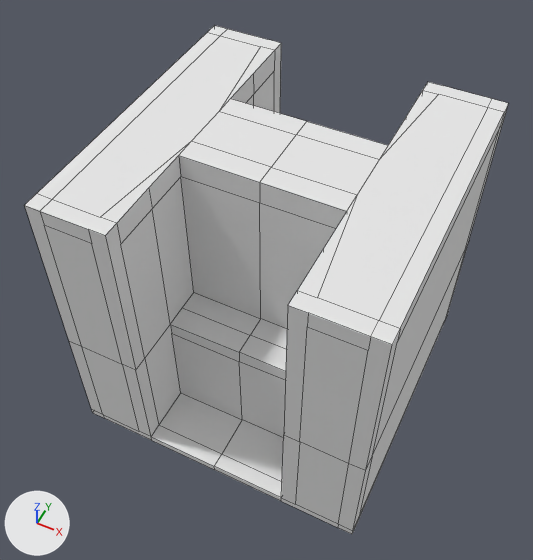
The Blender file UnrealEngine4Rotations/Mid_steps.blend, before and after one commit.
The view is the same before and after, from a 50 mm camera at (0.688, -1.484, 2.294) aimed at (-0.035, -0.039, 0.487). Lighting does not change. The marker at lower left points along +X, +Y and +Z. Mesh edges are drawn as thin lines.

The older version as bpy lines, for what is in view:
```python
mat_material = diffuse_material('Material')
mat_material.base_color = (0.8, 0.8, 0.8)  # white #e7e7e7
me_cube = bpy.data.meshes.new('Cube')
me_cube.from_pydata(...)  # 174 vertices, 146 faces; spans x -0.5..0.5, y -0.5..0.5, z 0.004..1.004
me_cube.materials.append(mat_material)  # white #e7e7e7
ob_mid_steps = bpy.data.objects.new('Mid_Steps', me_cube)
ob_mid_steps.location = (0.0, 0.0, 0.0)
```
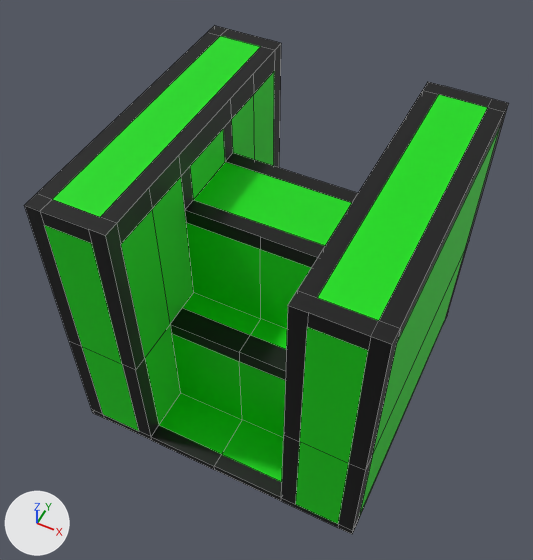
Commit message: Modifying mid steps in order to make it easier for players to scale it

Location of each change, (x1, y1, x2, y2) in pixels of the pictures (533 x 560 px; the box of a moved part takes in the faces that stretch with it):
'Mid_Steps', surface changed, reshaped: (25, 26, 508, 534) in both
part 1 of me_cube, moved or reshaped: (53, 36, 487, 329) in both
part 2 of me_cube, surface changed (grey to green): (117, 188, 152, 244) in both

The change in detail:
Picture 'AllColours.png.001' (img_allcolours_png_001) is new.
In material 'Material' (mat_material), base_color is no longer (0.8, 0.8, 0.8), white #e7e7e7.
Material 'Material' (mat_material) is now built by principled_material('Material') instead of diffuse_material('Material').
In material 'Material' (mat_material), texture is now set to img_allcolours_png_001.
me_cube is used by ob_mid_steps; location (0.0, 0.0, 0.0).
me_cube had 174 vertices, 146 faces and spanned x -0.5..0.5, y -0.5..0.5, z 0.004..1.004.
me_cube now has 184 vertices, 149 faces and spans x -0.5..0.5, y -0.5..0.5, z 0.004..1.004.
Part 1, on me_cube:
10 vertices are removed from x -0.25..0.25, y -0.15..0.15, z 0.929..1.004.
24 faces are deleted.
8 vertices are added at x -0.25..0.25, y -0.1..0.1, z 0.8..0.929.
6 new vertices lie (0.0, 0.0, 0.321) away from vertices in x -0.25..0.25, y -0.15..0.15, z 0.429.
6 new vertices lie (0.0, 0.0, 0.05) away from vertices in x -0.25..0.25, y -0.15..0.15, z 0.75.
27 new faces join them.
me_cube part 2: 5 kept faces spanning x -0.25..0.25, y -0.45..0.45, z 0.929..1.004 get new texture (UV) coordinates.
